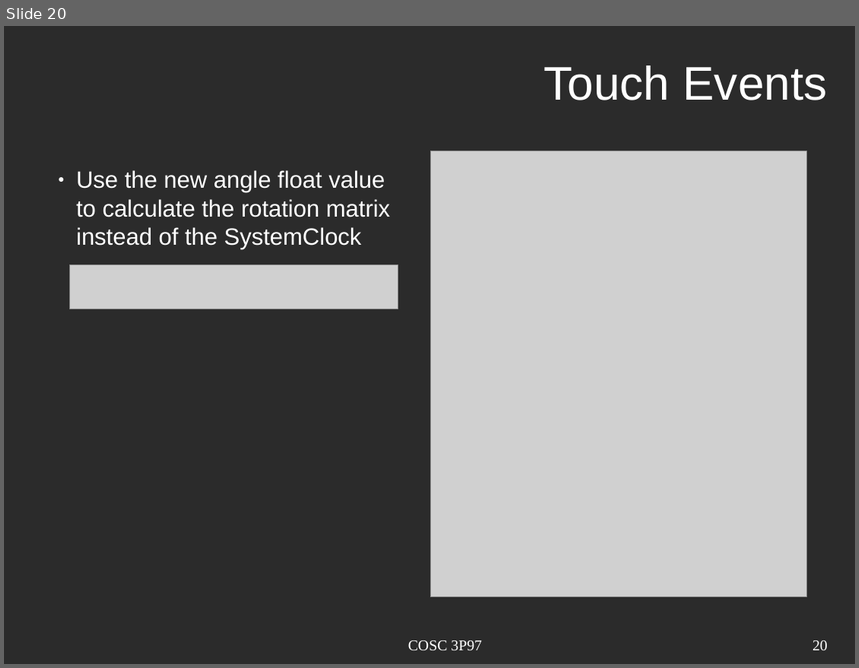
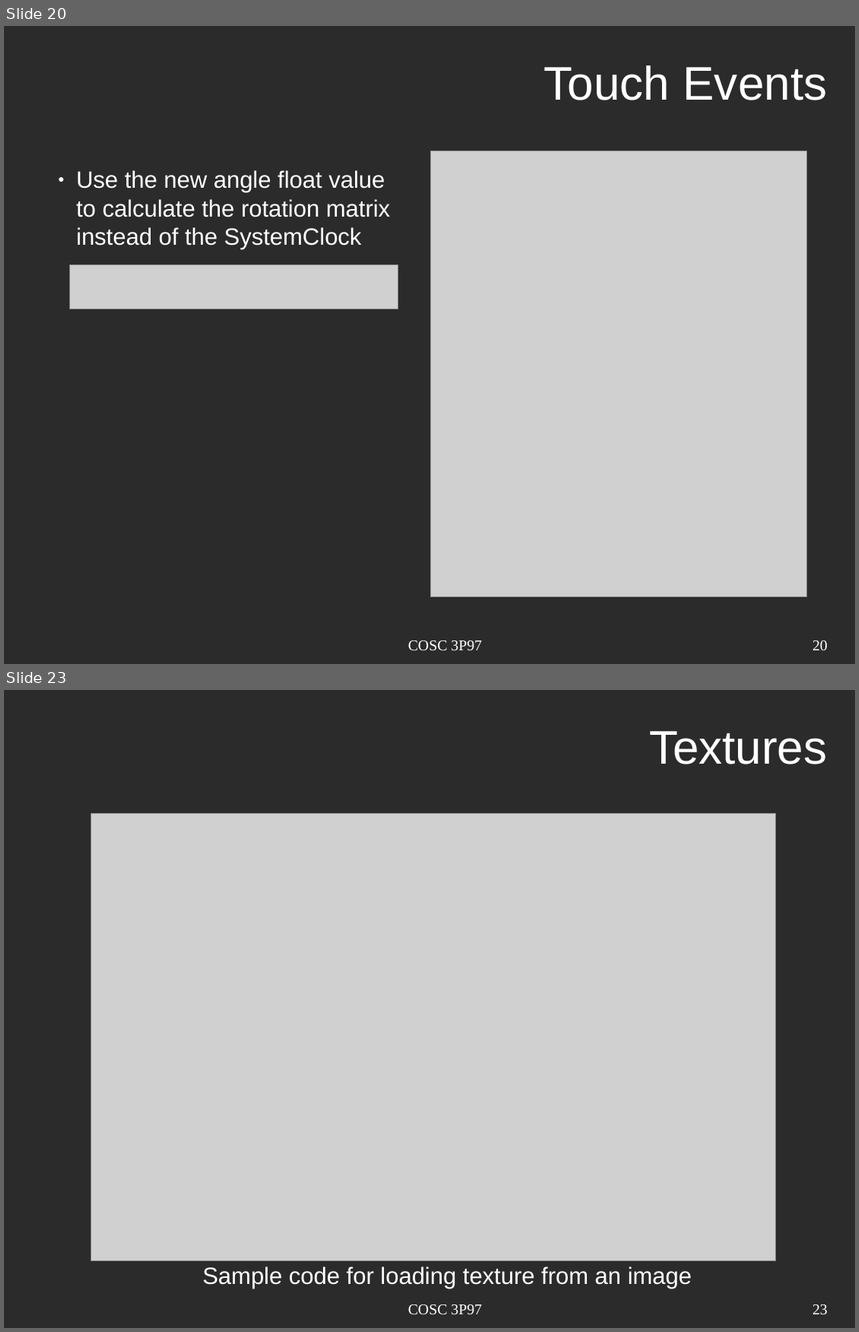
Before and after one commit to VMorsaint/COSC3P97Seminar, a slide deck: slideshow.odp. Shown one above the other, each under a label of ours: slide 20 before the commit, slides 20 and 23 after it; the slides between them are not shown. The pictures are 859x668 and 859x1332 pixels, drawn with LibreOffice and Linux fonts; fonts in the diff are those of the drawing; grey boxes stand for pictures; background and template pictures are left out; a plain dark background stands for a picture behind light text. Boxes give left, top, right and bottom in pixels: in the first picture for what was removed or moved away, otherwise in the second. Text is boxed around its words. In the diff, an @@ line names an element or a change of style, - is before the commit and + after.

Commit message:
added couple slides for textures and lighting

```diff
--- a/slideshow.odp
+++ b/slideshow.odp
@@ slide 23 added at [4, 690, 855, 1328], background picture (left out) @@
@@ title added at [649, 731, 828, 764], 44 pt, text #FFFFFF @@
+Textures
@@ picture added at [91, 814, 776, 1262] @@
@@ text added at [202, 1267, 692, 1290], 22 pt, text #FFFFFF @@
+Sample code for loading texture from an image
@@ text added at [408, 1305, 482, 1315], 14 pt, text #FFFFFF @@
+COSC 3P97
@@ page number added at [813, 1305, 828, 1315], 14 pt, text #FFFFFF @@
+23
```
Also in this commit, not shown: 11 slides changed, 2 other slides added.
